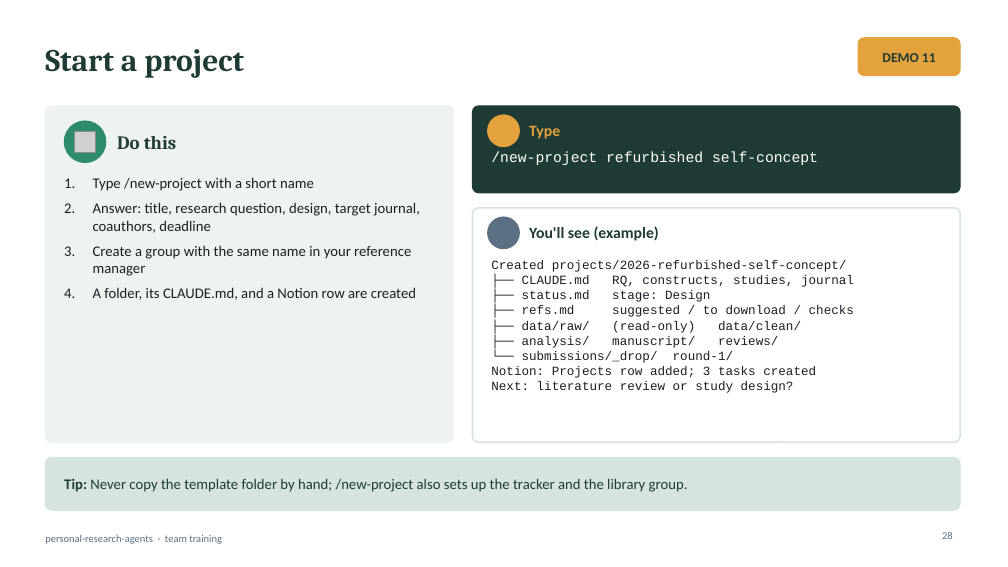
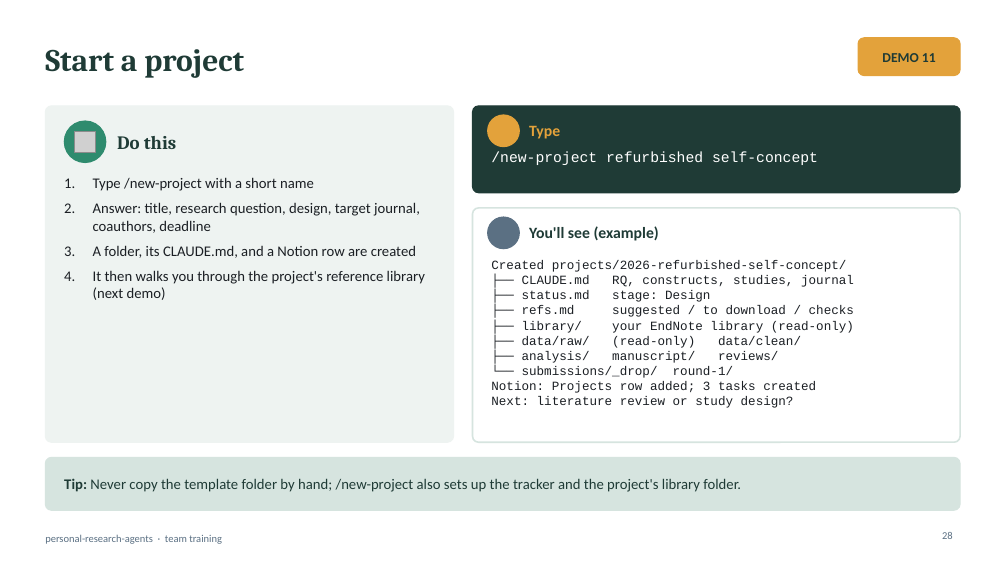
Before and after one commit to simonhdang/personal-research-agents, a slide deck: slide 28 of docs/personal-research-agents_seminar.pptx. Drawn at 1008x567 pixels with LibreOffice and Linux fonts; fonts in the diff are those of the drawing; grey boxes stand for pictures; background and template pictures are left out. Boxes give left, top, right and bottom in pixels: in the first picture for what was removed or moved away, otherwise in the second. Text is boxed around its words. In the diff, an @@ line names an element or a change of style, - is before the commit and + after.

```diff
--- a/docs/personal-research-agents_seminar.pptx
+++ b/docs/personal-research-agents_seminar.pptx
@@ text at (x1=93, y1=246, x2=411, y2=276): paragraph removed @@
-3. Create a group with the same name in your reference manager
@@ text at (x1=93, y1=270, x2=425, y2=300): paragraph added @@
+4. It then walks you through the project's reference library (next demo)
@@ text at (x1=522, y1=321, x2=854, y2=333): paragraph added @@
+├── library/ your EndNote library (read-only)
@@ text at (x1=64, y1=478, x2=741, y2=492): text changed @@
-Tip: Never copy the template folder by hand; /new-project also sets up the tracker and the library group.
+Tip: Never copy the template folder by hand; /new-project also sets up the tracker and the project's library folder.
```
Also in this commit, not shown: 11 other slides changed, 1 slide added, 13 other files.
